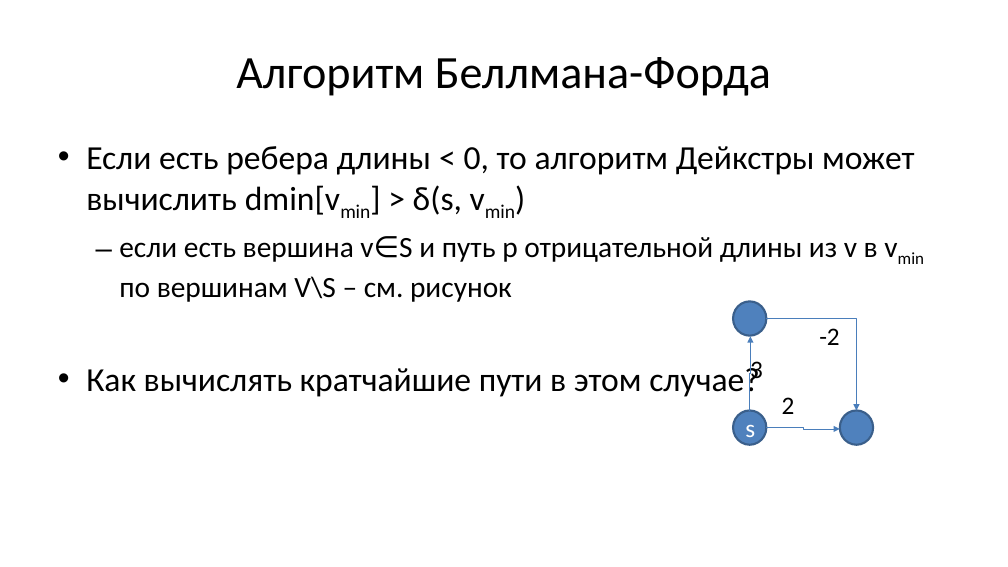
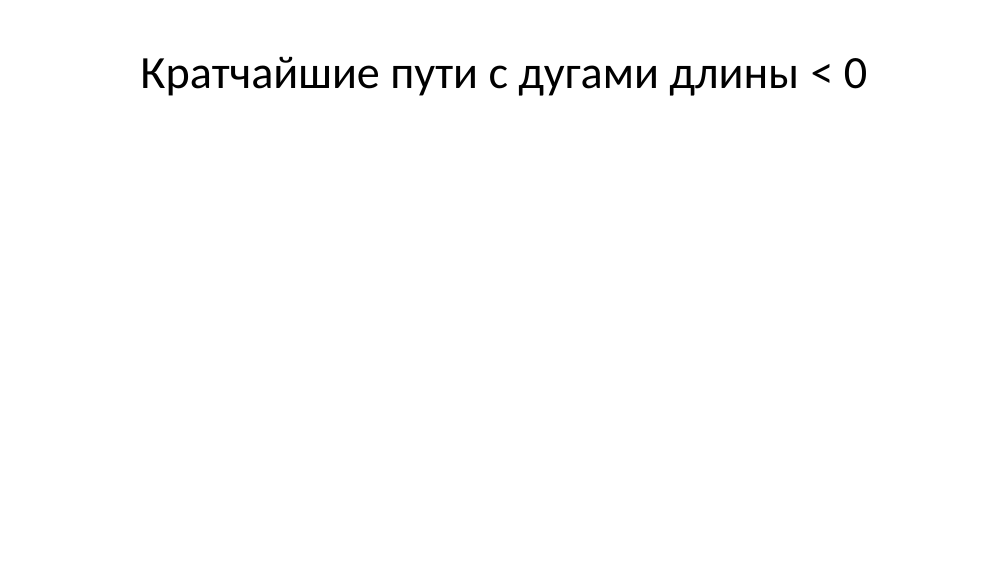
Before and after one commit to Evgueni-Petrov-aka-espetrov/Algorithms-and-Programming-in-C-pptx, a slide deck: slide 91 of 18 Кратчайшие пути и топсорт.pptx (slide 20 before the commit). Drawn at 1008x567 pixels with LibreOffice and Linux fonts; fonts in the diff are those of the drawing. Boxes give left, top, right and bottom in pixels: in the first picture for what was removed or moved away, otherwise in the second. Text is boxed around its words. In the diff, an @@ line names an element or a change of style, - is before the commit and + after.

```diff
--- a/18 Кратчайшие пути и топсорт.pptx
+++ b/18 Кратчайшие пути и топсорт.pptx
@@ title at <box>140,56,867,96</box>: text changed @@
-Алгоритм Беллмана-Форда
+Кратчайшие пути с дугами длины < 0
@@ rectangle added at <box>51,117,987,534</box>, fill #FFFFFF @@
@@ text removed at <box>86,146,915,399</box> @@
-• Если есть ребера длины < 0, то алгоритм Дейкстры может вычислить dmin[vmin] > δ(s, vmin)
-  – если есть вершина v∈S и путь p отрицательной длины из v в vmin по вершинам V\S – см. рисунок
-• Как вычислять кратчайшие пути в этом случае?
@@ group removed at <box>734,302,873,445</box>: 3 ellipses, 3 elbow arrows, 3 texts @@
-s
--2
-3
-2
```
Also in this commit, not shown: 25 other slides changed, 147 slides added, 9 slides removed.
